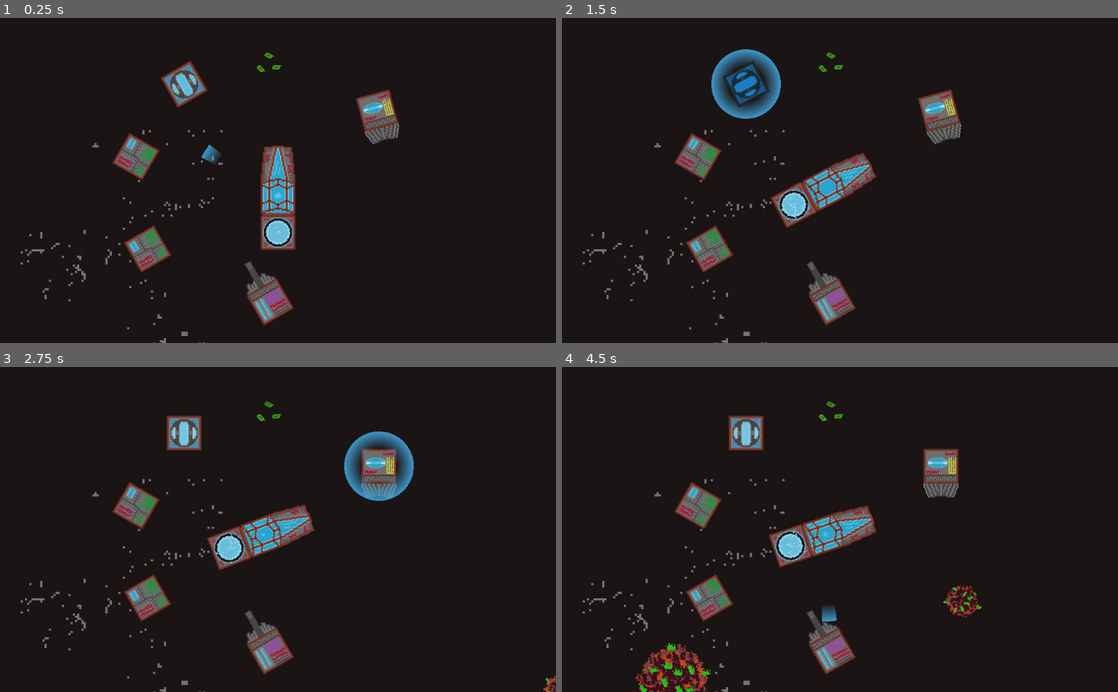
Above: before the commit, frames 1-4 (two rows, left to right).
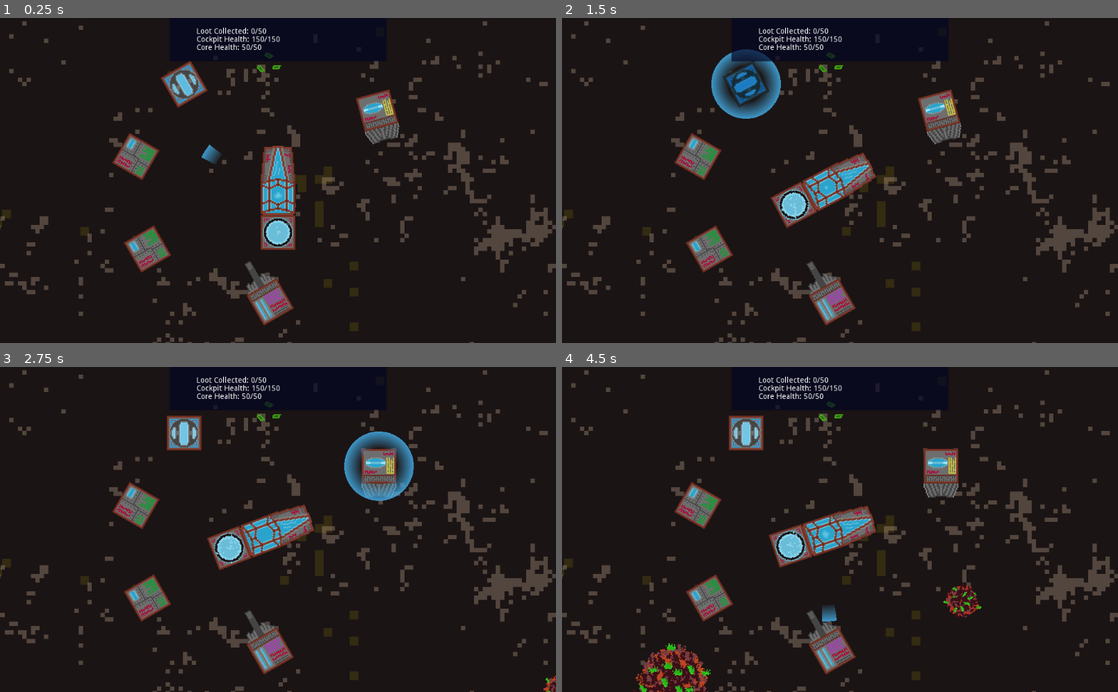
Above: after the commit, the same moments.

Repository: CiaranWoodward/LD45
Game: Godot game, scene res://Space.tscn
Two runs of this game, one before a commit and one after it. Both use one fixed random seed, a clock stepped at 60 frames per second and the inputs below.
Inputs (mouse positions are in pixels of both pictures, inside the frame that each line leads up to):
- Up to frame 1 (0.25 s): no input
- Up to frame 2 (1.5 s): tap Enter at 0.5 s; hold D (rot_right) 0.53-1.28 s; tap Tab (toggle_build) at 0.6 s; click (840, 180) at 0.67 s; move the mouse to (745, 83) at 1.27 s; hold A (rot_left) from 1.28 s (still down); tap Space (shoot) at 1.35 s; click (745, 83) at 1.42 s
- Up to frame 3 (2.75 s): tap Tab (toggle_build) at 1.55, 2.1 s; move the mouse to (378, 467) at 2.02 s; release A (rot_left) at 2.03 s; hold D (rot_right) from 2.03 s (still down); click (378, 467) at 2.17 s
- Up to frame 4 (4.5 s): move the mouse to (695, 506) at 2.77 s; release D (rot_right) at 2.78 s; hold W (thrust) 2.78-3.53 s; tap Tab (toggle_build) at 2.85, 3.8, 4.35 s; click (695, 506) at 2.92 s; move the mouse to (712, 597) at 3.52 s; hold Space (shoot) 3.53-4.28 s; hold A (rot_left) from 3.53 s (still down); click (712, 597) at 3.67 s; move the mouse to (828, 649) at 4.27 s; click (828, 649) at 4.42 s

The runs differ from the first frame. In frame 1, 5.2% of the frame differs, in the area x 0-100%, y 1-100%; in frame 2, 5.4%; in frame 3, 5.2%; in frame 4, 5.2%.

Commit message:
Packaged

Diff:
--- a/CollisionShape2D.gd
+++ b/CollisionShape2D.gd
@@ -1 +1,3 @@
 extends CollisionShape2D
+
+onready var original_parent = get_parent()
--- a/PlayerCore.gd
+++ b/PlayerCore.gd
@@ -32,6 +32,12 @@
 	add_part(mCore, Vector2(0, 1))
 	mGlobal.game_shield = mShield
 	mGlobal.player_core = self
+	update_string()
+
+func update_string():
+	var desc_string = "Loot Collected: %d/%d\nCockpit Health: %d/%d\nCore Health: %d/%d"
+	desc_string = desc_string % [loot_stored, storage_space, health, MAX_HEALTH, mCore.health, mCore.MAX_HEALTH]
+	get_node("../CanvasLayer/Panel/ScorePanel").set_text(desc_string)
 
 func _process(delta):
 	if(dead):
@@ -122,6 +128,7 @@
 		self.rotational_power += part.rotational_power
 	if "storage_space" in part:
 		self.storage_space += part.storage_space
+		update_string()
 	if "is_connected" in part:
 		part.is_connected = true
 	if "blocked_tile" in part:
@@ -154,6 +161,9 @@
 		self.rotational_power -= part.rotational_power
 	if "storage_space" in part:
 		self.storage_space -= part.storage_space
+		if storage_space < loot_stored:
+			loot_stored = storage_space
+		update_string()
 	if "is_connected" in part:
 		part.is_connected = false
 	if "blocked_tile" in part:
@@ -241,6 +251,7 @@
 		if ch is CollisionShape2D:
 			if body_shape == id_count:
 				if "original_parent" in ch:
+					update_string()
 					return ch.original_parent.damage(damage, health_src, 0)
 				break
 			id_count += 1
@@ -249,6 +260,7 @@
 	if health < 0:
 		health = 0
 	self.modulate = Color(1.0, health/(MAX_HEALTH), health/(MAX_HEALTH))
+	update_string()
 	if health <= 0:
 		die()
 		return damage - health
@@ -265,4 +277,5 @@
 	var loot = area.get_node("LootSprite")
 	if loot_stored < storage_space && is_instance_valid(loot):
 		loot_stored += loot.collect()
+		update_string()
 		print("loot: " + str(loot_stored))
--- a/Shield.gd
+++ b/Shield.gd
@@ -91,7 +91,8 @@
 	var angle_from = angle_center - (angle_span/2)
 	var angle_to = angle_center + (angle_span/2)
 
-	build_collision_mesh(angle_from, angle_to)
+	if cur_mode == MODE_SHIELD:
+		build_collision_mesh(angle_from, angle_to)
 	for ang in range(angle_from, angle_to, 10):
 		draw_circle_arc_thick(ang, ang+10)
 
@@ -144,11 +145,13 @@
 		self.position = Vector2(0, 0)
 		self.rotation = 0
 		self.modulate = COLOR_SHIELD
+		col_pol.disabled = false
 	else:
 		cur_mode = MODE_BUILD
 		self.set_global_position(self.get_global_mouse_position())
 		radius = 64
 		self.modulate = COLOR_SHIELD
+		col_pol.disabled = true
 
 func place_part() -> bool:
 	if cur_part == null:
--- a/Space.gd
+++ b/Space.gd
@@ -6,6 +6,9 @@
 
 var difficulty : float = 0
 
+var spawnedObject = []
+onready var mPlayerCore = get_node("PlayerCore")
+
 # Called when the node enters the scene tree for the first time.
 func _ready():
 	randomize()
@@ -13,3 +16,46 @@
 # Called every frame. 'delta' is the elapsed time since the previous frame.
 func _process(delta):
 	pass
+
+func _on_CleanupCountdown_timeout():
+	pass # Replace with function body.
+
+
+func _on_PartsCountdown_timeout():
+	print("spawned parts")
+	var numParts = randi() % 3
+	var spawnpoint = mPlayerCore.position
+	var dirVec : Vector2
+	if mPlayerCore.linear_velocity == Vector2(0,0):
+		dirVec = Vector2(rand_range(-1, 1), rand_range(-1, 1)).normalized()
+	else:
+		dirVec = mPlayerCore.linear_velocity.normalized()
+	spawnpoint += dirVec * ProjectSettings.get_setting("display/window/size/width") * 1.2
+	for i in range(numParts):
+		var part_type = randi() % 4
+		var newPart
+		match(part_type):
+			0: newPart = preload("res://Thruster.tscn").instance()
+			1: newPart = preload("res://Storage.tscn").instance()
+			2: newPart = preload("res://Gun.tscn").instance()
+			3: newPart = preload("res://Reactor.tscn").instance()
+		spawnedObject.append(newPart)
+		self.add_child(newPart)
+		newPart.position = spawnpoint + Vector2(rand_range(-100, 100), rand_range(-100, 100))
+
+
+func _on_MeteorCountdown_timeout():
+	print("spawned meteors")
+	var numMeteors = randi() % 2 + 1
+	for i in range(numMeteors):
+		var spawnpoint = mPlayerCore.position
+		var dirVec : Vector2 = Vector2(rand_range(-1, 1), rand_range(-1, 1)).normalized()
+		spawnpoint += dirVec * ProjectSettings.get_setting("display/window/size/width") * 1.3
+		var metType = randi() % 2
+		var newMet
+		match(metType):
+			0: newMet = preload("res://Meteor1.tscn").instance()
+			1: newMet = preload("res://Meteor2.tscn").instance()
+		spawnedObject.append(newMet)
+		self.add_child(newMet)
+		newMet.position = spawnpoint + Vector2(rand_range(-200, 200), rand_range(-200, 200))
--- a/Space.tscn
+++ b/Space.tscn
@@ -1,31 +1,29 @@
-[gd_scene load_steps=27 format=2]
+[gd_scene load_steps=24 format=2]
 
 [ext_resource path="res://Space.gd" type="Script" id=1]
-[ext_resource path="res://PlayerCore.gd" type="Script" id=2]
-[ext_resource path="res://sprites/coffin0.png" type="Texture" id=3]
-[ext_resource path="res://sprites/coffin1.png" type="Texture" id=4]
-[ext_resource path="res://sprites/coffin2.png" type="Texture" id=5]
-[ext_resource path="res://sprites/coffin3.png" type="Texture" id=6]
-[ext_resource path="res://CollisionShape2D.gd" type="Script" id=7]
-[ext_resource path="res://Shield.gd" type="Script" id=8]
-[ext_resource path="res://Pickup.gd" type="Script" id=9]
-[ext_resource path="res://sprites/stars0.png" type="Texture" id=10]
-[ext_resource path="res://sprites/stars1.png" type="Texture" id=11]
-[ext_resource path="res://sprites/stars2.png" type="Texture" id=12]
-[ext_resource path="res://AnimatedSprite.gd" type="Script" id=13]
-[ext_resource path="res://Reactor.tscn" type="PackedScene" id=14]
-[ext_resource path="res://Thruster.tscn" type="PackedScene" id=15]
-[ext_resource path="res://Storage.tscn" type="PackedScene" id=16]
-[ext_resource path="res://Meteor1.tscn" type="PackedScene" id=17]
-[ext_resource path="res://Meteor2.tscn" type="PackedScene" id=18]
-[ext_resource path="res://Gun.tscn" type="PackedScene" id=19]
-[ext_resource path="res://Loot.tscn" type="PackedScene" id=20]
+[ext_resource path="res://sprites/stars2.png" type="Texture" id=2]
+[ext_resource path="res://sprites/stars0.png" type="Texture" id=3]
+[ext_resource path="res://PlayerCore.gd" type="Script" id=4]
+[ext_resource path="res://sprites/coffin0.png" type="Texture" id=5]
+[ext_resource path="res://sprites/coffin1.png" type="Texture" id=6]
+[ext_resource path="res://sprites/coffin2.png" type="Texture" id=7]
+[ext_resource path="res://sprites/coffin3.png" type="Texture" id=8]
+[ext_resource path="res://CollisionShape2D.gd" type="Script" id=9]
+[ext_resource path="res://Shield.gd" type="Script" id=10]
+[ext_resource path="res://Pickup.gd" type="Script" id=11]
+[ext_resource path="res://Reactor.tscn" type="PackedScene" id=12]
+[ext_resource path="res://Thruster.tscn" type="PackedScene" id=13]
+[ext_resource path="res://Storage.tscn" type="PackedScene" id=14]
+[ext_resource path="res://Meteor1.tscn" type="PackedScene" id=15]
+[ext_resource path="res://Meteor2.tscn" type="PackedScene" id=16]
+[ext_resource path="res://Gun.tscn" type="PackedScene" id=17]
+[ext_resource path="res://Loot.tscn" type="PackedScene" id=18]
 
 [sub_resource type="PhysicsMaterial" id=1]
 
 [sub_resource type="SpriteFrames" id=2]
 animations = [ {
-"frames": [ ExtResource( 3 ), ExtResource( 4 ), ExtResource( 5 ), ExtResource( 6 ), ExtResource( 6 ), ExtResource( 5 ), ExtResource( 4 ), ExtResource( 3 ) ],
+"frames": [ ExtResource( 5 ), ExtResource( 6 ), ExtResource( 7 ), ExtResource( 8 ), ExtResource( 8 ), ExtResource( 7 ), ExtResource( 6 ), ExtResource( 5 ) ],
 "loop": true,
 "name": "Breathing",
 "speed": 2.0
@@ -41,23 +39,82 @@
 [sub_resource type="CircleShape2D" id=6]
 radius = 32.0
 
-[sub_resource type="SpriteFrames" id=4]
-animations = [ {
-"frames": [ ExtResource( 10 ), ExtResource( 11 ), ExtResource( 12 ) ],
-"loop": false,
-"name": "stars",
-"speed": 5.0
-} ]
-
 [node name="Space" type="Node2D"]
 script = ExtResource( 1 )
+
+[node name="ParallaxBackground" type="ParallaxBackground" parent="."]
+editor/display_folded = true
+layer = -128
+
+[node name="ParallaxLayer" type="ParallaxLayer" parent="ParallaxBackground"]
+z_index = -900
+motion_scale = Vector2( 0.3, 0.3 )
+__meta__ = {
+"_edit_group_": true,
+"_edit_lock_": true
+}
+
+[node name="TextureRect" type="TextureRect" parent="ParallaxBackground/ParallaxLayer"]
+modulate = Color( 1, 0.937255, 0, 0.109804 )
+margin_left = -15973.0
+margin_top = -15918.4
+margin_right = -13973.0
+margin_bottom = -13918.4
+rect_scale = Vector2( 16, 16 )
+mouse_filter = 2
+texture = ExtResource( 2 )
+stretch_mode = 2
+
+[node name="ParallaxLayer2" type="ParallaxLayer" parent="ParallaxBackground"]
+z_index = -500
+motion_scale = Vector2( 0.7, 0.7 )
+__meta__ = {
+"_edit_group_": true,
+"_edit_lock_": true
+}
+
+[node name="TextureRect" type="TextureRect" parent="ParallaxBackground/ParallaxLayer2"]
+modulate = Color( 1, 0.886275, 0.760784, 0.258824 )
+margin_left = -15993.1
+margin_top = -15821.2
+margin_right = -11993.1
+margin_bottom = -11821.2
+rect_scale = Vector2( 8, 8 )
+mouse_filter = 2
+texture = ExtResource( 3 )
+stretch_mode = 2
+
+[node name="CanvasLayer" type="CanvasLayer" parent="."]
+editor/display_folded = true
+
+[node name="Panel" type="Panel" parent="CanvasLayer"]
+self_modulate = Color( 0.0784314, 0.164706, 0.87451, 0.678431 )
+anchor_left = 0.5
+anchor_right = 0.5
+margin_left = -200.0
+margin_right = 200.0
+margin_bottom = 80.0
+
+[node name="ScorePanel" type="RichTextLabel" parent="CanvasLayer/Panel"]
+anchor_left = 0.5
+anchor_top = 0.5
+anchor_right = 0.5
+anchor_bottom = 0.5
+margin_left = -150.0
+margin_top = -22.0
+margin_right = 150.0
+margin_bottom = 22.0
+text = "Loot Collected: 0/50
+Cockpit Health: 150/150
+Core Health: 50/50"
+scroll_active = false
 
 [node name="PlayerCore" type="RigidBody2D" parent="."]
 position = Vector2( 557.049, 252.192 )
 input_pickable = true
 physics_material_override = SubResource( 1 )
 gravity_scale = 0.0
-script = ExtResource( 2 )
+script = ExtResource( 4 )
 __meta__ = {
 "_edit_group_": true
 }
@@ -66,16 +123,20 @@
 scale = Vector2( 2, 2 )
 frames = SubResource( 2 )
 animation = "Breathing"
-frame = 4
+frame = 3
 playing = true
 
 [node name="CollisionShape2D" type="CollisionShape2D" parent="PlayerCore"]
 shape = SubResource( 3 )
-script = ExtResource( 7 )
+script = ExtResource( 9 )
 
 [node name="Camera2D" type="Camera2D" parent="PlayerCore"]
 current = true
 smoothing_enabled = true
+drag_margin_left = 0.1
+drag_margin_top = 0.1
+drag_margin_right = 0.1
+drag_margin_bottom = 0.1
 
 [node name="RootNode" type="Node2D" parent="PlayerCore"]
 position = Vector2( 0, 32 )
@@ -94,57 +155,64 @@
 one_shot = true
 
 [node name="Pickup" type="Area2D" parent="PlayerCore"]
+editor/display_folded = true
 input_pickable = false
 collision_layer = 1024
 collision_mask = 1024
-script = ExtResource( 9 )
+script = ExtResource( 11 )
 
 [node name="CollisionShape2D" type="CollisionShape2D" parent="PlayerCore/Pickup"]
 shape = SubResource( 6 )
 disabled = true
 
-[node name="AnimatedSprite" type="AnimatedSprite" parent="."]
-modulate = Color( 1, 1, 1, 0.380392 )
-position = Vector2( 207.354, 415.591 )
-scale = Vector2( 4, 4 )
-z_index = -100
-frames = SubResource( 4 )
-animation = "stars"
-script = ExtResource( 13 )
-
-[node name="Reactor" parent="." instance=ExtResource( 14 )]
+[node name="Reactor" parent="." instance=ExtResource( 12 )]
 position = Vector2( 384.293, 74.5052 )
 rotation = -0.523598
 
-[node name="Thruster" parent="." instance=ExtResource( 15 )]
+[node name="Thruster" parent="." instance=ExtResource( 13 )]
 position = Vector2( 739.494, 123.008 )
 rotation = -0.261799
 
-[node name="Storage" parent="." instance=ExtResource( 16 )]
+[node name="Storage" parent="." instance=ExtResource( 14 )]
 position = Vector2( 295.327, 208.118 )
 rotation = 0.523598
 
-[node name="Storage2" parent="." instance=ExtResource( 16 )]
+[node name="Storage2" parent="." instance=ExtResource( 14 )]
 position = Vector2( 316.8, 378.61 )
 rotation = -0.523598
 
-[node name="Meteor" parent="." instance=ExtResource( 17 )]
+[node name="Meteor" parent="." instance=ExtResource( 15 )]
 position = Vector2( 1530.29, 811.68 )
 
-[node name="Meteor2" parent="." instance=ExtResource( 18 )]
+[node name="Meteor2" parent="." instance=ExtResource( 16 )]
 position = Vector2( -622.191, 1133.51 )
 mass = 4.0
 
-[node name="Gun" parent="." instance=ExtResource( 19 )]
+[node name="Gun" parent="." instance=ExtResource( 17 )]
 position = Vector2( 542.661, 476.363 )
 rotation = -0.523598
 
-[node name="Loot" parent="." instance=ExtResource( 20 )]
+[node name="Loot" parent="." instance=ExtResource( 18 )]
 position = Vector2( 525.473, 46.6541 )
 
-[node name="Loot2" parent="." instance=ExtResource( 20 )]
+[node name="Loot2" parent="." instance=ExtResource( 18 )]
 position = Vector2( 554.922, 42.8541 )
 
-[node name="Loot3" parent="." instance=ExtResource( 20 )]
+[node name="Loot3" parent="." instance=ExtResource( 18 )]
 position = Vector2( 540.672, 21.9541 )
+
+[node name="MeteorCountdown" type="Timer" parent="."]
+wait_time = 2.0
+autostart = true
+
+[node name="PartsCountdown" type="Timer" parent="."]
+wait_time = 15.0
+autostart = true
+
+[node name="CleanupCountdown" type="Timer" parent="."]
+wait_time = 10.0
+autostart = true
 [connection signal="area_entered" from="PlayerCore/Pickup" to="PlayerCore" method="_on_Pickup_area_entered"]
+[connection signal="timeout" from="MeteorCountdown" to="." method="_on_MeteorCountdown_timeout"]
+[connection signal="timeout" from="PartsCountdown" to="." method="_on_PartsCountdown_timeout"]
+[connection signal="timeout" from="CleanupCountdown" to="." method="_on_CleanupCountdown_timeout"]
Not shown: 1 places in Space.tscn that only renumber resources
Not shown, added: SpaceCell.pck
Not shown, added: SpaceCell_ndebug.pck
